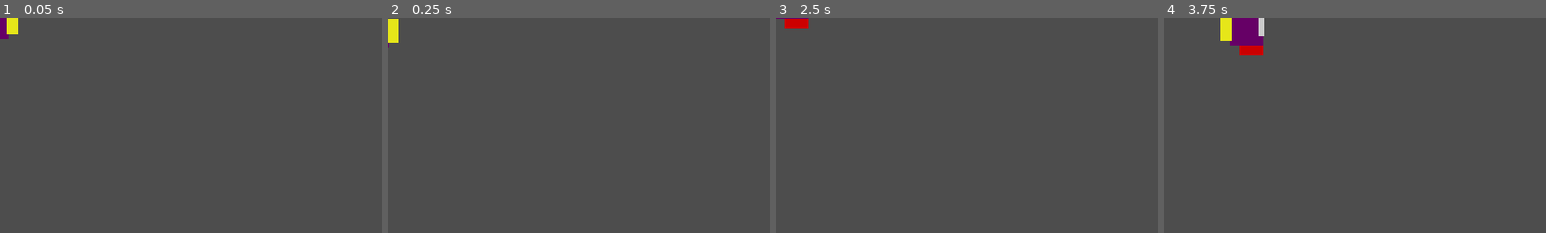
Above: before the commit, frames 1-4 (left to right).
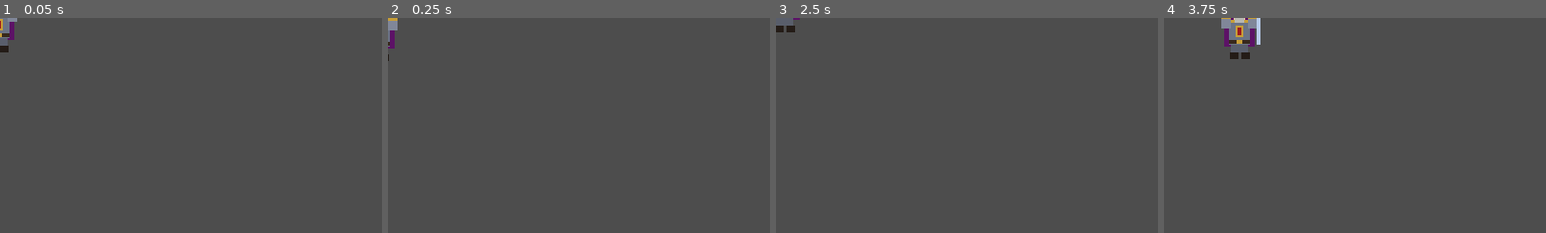
Above: after the commit, the same moments.

Repository: hyperdrive/dragonheart
Game: Godot game, scene res://scenes/objects/King.tscn
Same seed, same stepped clock (60 frames per second), same inputs: the game is played once before the commit and once after it. This scene is started directly instead of the project's main scene.
Inputs:
- Up to frame 1 (0.05 s): no input
- Up to frame 2 (0.25 s): no input
- Up to frame 3 (2.5 s): hold D (move_right) 0.53-1.28 s; hold E (eat) 0.53-1.28 s; tap Space (fire) at 0.8, 1.35, 2, 2.3 s; tap Enter at 1.25 s; hold S (move_down) 1.28-2.03 s; tap E (eat) at 1.55 s; hold D (move_right) from 2.03 s (still down); hold E (eat) from 2.03 s (still down)
- Up to frame 4 (3.75 s): release D (move_right) at 2.78 s; release E (eat) at 2.78 s; hold W (move_up) 2.78-3.53 s; tap Space (fire) at 2.85 s; tap E (eat) at 3.05 s; hold A (move_left) from 3.53 s (still down); tap Q (fly) at 3.6 s
The pictures show only the part of the screen within x 0-50%, y 0-50%; the shares and areas given below are measured in that part.

The runs differ from the first frame. In frame 1, 0.6% of the frame differs, in the area x 0-5%, y 0-16%; in frame 2, 0.4%; in frame 3, 0.5%; in frame 4, 1.8%, in the area x 14-27%, y 0-20%.

Commit message:
feat: warhammer-heroic King, dual lightning sword-storms
King visuals (user: "upgrade the visuals of the king ... warhammer-style
heroic") - was a flat red blob + purple cape + gold block crown, now a
24-part ~65px heroic boss in the flat ColorRect style:
- royal purple cape with darker trim flowing behind
- layered gunmetal plate: gold-trimmed cuirass, heraldic gold emblem
  with red core, belt + gold buckle, armored greaves and boots
- massive gold-trimmed pauldrons on both shoulders
- weathered face: skin, eyes, grey beard
- spiked gold crown (three points + red jewel)
- magic two-hander: icy rune-etched blade, gold crossguard/grip/pommel,
  built as a composite under an invisible Sprite/Sword container so the
  existing combat swing (pivot at the hilt) sweeps the whole 58px sword

Special attack: Lightning Sword-Cloud (user: "a cloud of swords ... the
impression that he moves like lightning") - replaces the orange square
pulse. 0.35s cold blue-white charge flare, then 12 spectral greatswords
rain from the sky on ~30ms beats, slam blade-down into the earth at
random angles (elliptical spread, mostly above the ground line), stick
0.55s, fade like dying sparks. Strike damage unchanged (1.5x attack at
the windup end).

Storm economy (user: "2 sword storms attacks ... more aggressively"):
- TWO charges armed at spawn; recharging one at a time every 8s
- autonomous casting, no longer gated on melee swings: rolls ~2.5x/s
  while the dragon lingers within 112px (1.4x the damage radius), so
  engagements open with the storm BEFORE contact and both charges dump
  within seconds
- BUG FIX: the recharge clock started at 0 and recharged instantly, so
  the King chain-stormed forever while the dragon stayed in range; the
  clock now restarts on every spent charge

New KingVisualProbe (headless, exit 0/1, 7 checks): heroic part set,
swingable magic-sword composite, two charges armed + one spent by the
scripted cast, full 12-sword cloud, aggression (second storm auto-casts
with the dragon parked outside melee AND outside the damage radius),
strike damage via a health top-up + low-water tracker that keeps the
test dragon alive through two full storms. All probes green: KingVisual
7/7, KingDefeat 9/9, Rider 13/13, SoldierVisual 3/3.

Diff:
--- a/scenes/objects/King.tscn
+++ b/scenes/objects/King.tscn
@@ -11,29 +11,150 @@
 [node name="Sprite" type="Node2D" parent="."]
 position = Vector2(0, -5)
 
+[node name="Cape" type="ColorRect" parent="Sprite"]
+position = Vector2(-16, -14)
+size = Vector2(32, 40)
+color = Color(0.36, 0.07, 0.4, 1)
+
+[node name="CapeTrim" type="ColorRect" parent="Sprite"]
+position = Vector2(-16, -14)
+size = Vector2(32, 4)
+color = Color(0.24, 0.04, 0.28, 1)
+
+[node name="Greaves" type="ColorRect" parent="Sprite"]
+position = Vector2(-9, 22)
+size = Vector2(18, 10)
+color = Color(0.35, 0.37, 0.42, 1)
+
+[node name="BootL" type="ColorRect" parent="Sprite"]
+position = Vector2(-10, 32)
+size = Vector2(9, 7)
+color = Color(0.14, 0.11, 0.09, 1)
+
+[node name="BootR" type="ColorRect" parent="Sprite"]
+position = Vector2(2, 32)
+size = Vector2(9, 7)
+color = Color(0.14, 0.11, 0.09, 1)
+
 [node name="Body" type="ColorRect" parent="Sprite"]
-size = Vector2(25, 35)
-color = Color(0.8, 0.0, 0.0, 1.0)
+position = Vector2(-11, -2)
+size = Vector2(22, 26)
+color = Color(0.42, 0.45, 0.52, 1)
 
-[node name="Cape" type="ColorRect" parent="Sprite"]
-position = Vector2(-10, -5)
-size = Vector2(35, 30)
-color = Color(0.4, 0.0, 0.4, 1.0)
+[node name="BodyTrim" type="ColorRect" parent="Sprite"]
+position = Vector2(-11, -2)
+size = Vector2(22, 3)
+color = Color(0.78, 0.62, 0.22, 1)
+
+[node name="Emblem" type="ColorRect" parent="Sprite"]
+position = Vector2(-4, 4)
+size = Vector2(8, 12)
+color = Color(0.78, 0.62, 0.22, 1)
+
+[node name="EmblemCore" type="ColorRect" parent="Sprite"]
+position = Vector2(-2, 6)
+size = Vector2(4, 8)
+color = Color(0.62, 0.1, 0.12, 1)
+
+[node name="Belt" type="ColorRect" parent="Sprite"]
+position = Vector2(-11, 19)
+size = Vector2(22, 4)
+color = Color(0.22, 0.16, 0.11, 1)
+
+[node name="BeltBuckle" type="ColorRect" parent="Sprite"]
+position = Vector2(-3, 19)
+size = Vector2(6, 4)
+color = Color(0.78, 0.62, 0.22, 1)
+
+[node name="PauldronBack" type="ColorRect" parent="Sprite"]
+position = Vector2(-19, -6)
+size = Vector2(10, 13)
+color = Color(0.5, 0.53, 0.6, 1)
+
+[node name="PauldronBackTrim" type="ColorRect" parent="Sprite"]
+position = Vector2(-19, -6)
+size = Vector2(10, 3)
+color = Color(0.78, 0.62, 0.22, 1)
+
+[node name="PauldronFront" type="ColorRect" parent="Sprite"]
+position = Vector2(9, -6)
+size = Vector2(10, 13)
+color = Color(0.5, 0.53, 0.6, 1)
+
+[node name="PauldronFrontTrim" type="ColorRect" parent="Sprite"]
+position = Vector2(9, -6)
+size = Vector2(10, 3)
+color = Color(0.78, 0.62, 0.22, 1)
+
+[node name="Head" type="ColorRect" parent="Sprite"]
+position = Vector2(-6, -14)
+size = Vector2(12, 12)
+color = Color(0.92, 0.78, 0.62, 1)
+
+[node name="Eyes" type="ColorRect" parent="Sprite"]
+position = Vector2(-3, -10)
+size = Vector2(7, 2)
+color = Color(0.15, 0.12, 0.1, 1)
+
+[node name="Beard" type="ColorRect" parent="Sprite"]
+position = Vector2(-5, -6)
+size = Vector2(10, 7)
+color = Color(0.72, 0.72, 0.7, 1)
 
 [node name="Crown" type="ColorRect" parent="Sprite"]
-position = Vector2(-8, -20)
-size = Vector2(20, 15)
-color = Color(1.0, 0.8, 0.0, 1.0)
+position = Vector2(-7, -20)
+size = Vector2(14, 7)
+color = Color(0.85, 0.68, 0.25, 1)
+
+[node name="CrownPointL" type="ColorRect" parent="Sprite"]
+position = Vector2(-7, -25)
+size = Vector2(3, 5)
+color = Color(0.85, 0.68, 0.25, 1)
+
+[node name="CrownPointC" type="ColorRect" parent="Sprite"]
+position = Vector2(-2, -26)
+size = Vector2(3, 6)
+color = Color(0.85, 0.68, 0.25, 1)
+
+[node name="CrownPointR" type="ColorRect" parent="Sprite"]
+position = Vector2(4, -25)
+size = Vector2(3, 5)
+color = Color(0.85, 0.68, 0.25, 1)
+
+[node name="CrownJewel" type="ColorRect" parent="Sprite"]
+position = Vector2(-1, -18)
+size = Vector2(3, 3)
+color = Color(0.75, 0.12, 0.12, 1)
 
 [node name="Sword" type="ColorRect" parent="Sprite"]
-position = Vector2(20, -10)
-size = Vector2(6, 25)
-color = Color(0.8, 0.8, 0.8, 1.0)
+position = Vector2(16, -26)
+size = Vector2(8, 52)
+color = Color(1, 1, 1, 0)
 
-[node name="Shield" type="ColorRect" parent="Sprite"]
-position = Vector2(-20, -5)
-size = Vector2(12, 25)
-color = Color(0.9, 0.9, 0.1, 1.0)
+[node name="SwordBlade" type="ColorRect" parent="Sprite/Sword"]
+position = Vector2(2, 10)
+size = Vector2(4, 40)
+color = Color(0.72, 0.8, 0.92, 1)
+
+[node name="SwordRune" type="ColorRect" parent="Sprite/Sword"]
+position = Vector2(3.5, -2)
+size = Vector2(1, 22)
+color = Color(0.85, 0.92, 1, 1)
+
+[node name="SwordGuard" type="ColorRect" parent="Sprite/Sword"]
+position = Vector2(-2, 6)
+size = Vector2(12, 4)
+color = Color(0.8, 0.64, 0.2, 1)
+
+[node name="SwordGrip" type="ColorRect" parent="Sprite/Sword"]
+position = Vector2(2.5, -4)
+size = Vector2(3, 10)
+color = Color(0.25, 0.18, 0.12, 1)
+
+[node name="SwordPommel" type="ColorRect" parent="Sprite/Sword"]
+position = Vector2(1.5, -8)
+size = Vector2(5, 4)
+color = Color(0.8, 0.64, 0.2, 1)
 
 [node name="MainCollision" type="CollisionShape2D" parent="."]
 shape = ExtResource("2_p9q4l")
--- /dev/null
+++ b/scenes/probes/KingVisualProbe.tscn
@@ -0,0 +1,9 @@
+[gd_scene load_steps=3 format=3 uid="uid://kingvisprobe1"]
+
+[ext_resource type="Script" path="res://scripts/probes/KingVisualProbe.gd" id="1_probe"]
+[ext_resource type="PackedScene" path="res://scenes/main/Main.tscn" id="2_main"]
+
+[node name="KingVisualProbe" type="Node2D"]
+script = ExtResource("1_probe")
+
+[node name="Main" parent="." instance=ExtResource("2_main")]
--- a/scripts/npcs/King.gd
+++ b/scripts/npcs/King.gd
@@ -4,17 +4,39 @@
 
 ## Final boss: spawned by WorldManager once the soldier threshold is met
 ## (docs/decisions/2026-11-08-behavior-system.md — escalation row).
-## Stronger soldier profile + periodic area special attack. Defeat = victory
-## ONLY after the last respawn is spent (user spec 2026-11-09-king-lives:
-## the King rises again THREE times, each time immune to fire for 5s per
-## ignition via his cloak, and swinging a magic sword for heavy damage).
+## Stronger soldier profile + the Lightning Sword-Cloud special. Defeat =
+## victory ONLY after the last respawn is spent (user spec
+## 2026-11-09-king-lives: the King rises again THREE times, each time immune
+## to fire for 5s per ignition via his cloak, and swinging a magic sword for
+## heavy damage). Storm economy (2026-11-11, user: "2 sword storms ... more
+## aggressively"): two charges, auto-cast by proximity rolls while the
+## dragon lingers in trigger range, recharging one at a time.
 
 @export_group("Boss stats")
-@export var special_attack_cooldown: float = 10.0
-@export var special_attack_chance: float = 0.3
 @export var special_attack_radius: float = 80.0
-
-var _special_attack_timer: float = 0.0
+@export_group("Lightning sword-cloud")
+## 2026-11-11, user: "His special attack should be a cloud of swords I think
+## to give the impression that he moves like lightning", then "The king
+## should have 2 sword storms attacks and he should use them more
+## aggressively." The King holds TWO storm charges. While the dragon
+## lingers in trigger range he rolls for a cast several times a second —
+## both storms dump within seconds of an engagement — and each spent
+## charge recharges on a timer.
+@export var storm_max_charges: int = 2
+@export var storm_recharge_s: float = 8.0
+## Cast rolls happen while the dragon is inside this range (1.4 x the
+## damage radius): the King opens with the storm BEFORE melee contact.
+@export var storm_trigger_range: float = 112.0
+## Cast-roll rate (per second) while the dragon is in trigger range.
+@export var storm_trigger_rate: float = 2.5
+@export_group("Storm visuals")
+@export var cloud_sword_count: int = 12
+@export var cloud_stagger_s: float = 0.03
+@export var cloud_linger_s: float = 0.55
+
+var _storm_charges: int = 2
+var _storm_recharge_left: float = 0.0
+var _casting_storm: bool = false
 var _sprite: Node2D = null
 var game_manager: GameManager
 
@@ -34,6 +56,10 @@
 	# stomp; honoring the King's own config exposed the leak).
 	danger_radius = 0.0
 
+	# Arm the storm economy from the tunables (2026-11-11).
+	_storm_charges = storm_max_charges
+	_storm_recharge_left = storm_recharge_s
+
 	super._ready()
 
 	_sprite = get_node_or_null("Sprite")
@@ -41,9 +67,44 @@
 	add_to_group("king")
 
 func _physics_process(delta: float) -> void:
-	if _special_attack_timer > 0.0:
-		_special_attack_timer -= delta
+	_tick_storm_charges(delta)
+	_try_storm(delta)
 	super._physics_process(delta)
+
+## Recharge spent storm charges one at a time on the recharge timer.
+func _tick_storm_charges(delta: float) -> void:
+	if _storm_charges >= storm_max_charges:
+		return
+	_storm_recharge_left -= delta
+	if _storm_recharge_left <= 0.0:
+		_storm_charges += 1
+		_storm_recharge_left = storm_recharge_s
+		print("The King's storm recharges — %d sword storm(s) ready!"
+			% _storm_charges)
+
+## Aggressive autonomous casting (2026-11-11, user: "use them more
+## aggressively"): no more waiting for a melee swing to complete — the
+## King rolls for a cast SEVERAL times a second while the dragon merely
+## LINGERS in storm range, so an engagement opens with both storms
+## dumped in seconds. The dragon must be alive and not dying.
+func _try_storm(delta: float) -> void:
+	if _casting_storm or _storm_charges <= 0 or not is_alive:
+		return
+	var dragon := get_tree().get_first_node_in_group("dragon") as Node2D
+	if dragon == null or not is_instance_valid(dragon):
+		return
+	var dragon_dying: Variant = dragon.get("_dying")
+	if dragon_dying != null and bool(dragon_dying):
+		return
+	if global_position.distance_to(dragon.global_position) > storm_trigger_range:
+		return
+	if randf() < storm_trigger_rate * delta:
+		_storm_charges -= 1
+		# Restart the recharge clock HERE (bug fix 2026-11-11: it started
+		# at 0.0, so a spent charge recharged INSTANTLY and the King
+		# chain-stormed forever while the dragon stayed in range).
+		_storm_recharge_left = storm_recharge_s
+		_perform_special_attack()
 
 ## The cloak grants itself inside super.catch_fire (base grant path);
 ## surfacing the moment it activates so the player can read the rules.
@@ -54,32 +115,83 @@
 		print("The King's magic cloak flares bright — fire-proof for %ds!"
 			% int(fire_immunity_seconds))
 
-## King employs the periodic area special between regular attacks.
-func _complete_attack() -> void:
-	super._complete_attack()
-	if _special_attack_timer <= 0.0 and randf() < special_attack_chance:
-		_special_attack_timer = special_attack_cooldown
-		_perform_special_attack()
-
+## The Lightning Sword-Cloud special (replaces the old orange square pulse).
+## Consumes one storm charge (the caller — _try_storm or a probe — has
+## already decremented the counter); the casting flag blocks overlapping
+## storms. Windup: the King's armor flares cold lightning-blue. Strike: the
+## dragon eats the damage if inside the radius, then a ring of spectral
+## greatswords rains down around him on rapid staggered beats.
 func _perform_special_attack() -> void:
-	if _sprite == null:
-		return
-	_sprite.modulate = Color(1.0, 0.5, 0.0, 1.0)
-	await get_tree().create_timer(0.5).timeout
-	var attack_effect := ColorRect.new()
-	attack_effect.size = Vector2(special_attack_radius * 2, special_attack_radius * 2)
-	attack_effect.color = Color(1.0, 0.5, 0.0, 0.5)
-	attack_effect.position = Vector2(-special_attack_radius, -special_attack_radius)
-	add_child(attack_effect)
+	if _casting_storm or _sprite == null or not is_inside_tree():
+		return
+	_casting_storm = true
+	# Charge-up: a cold flare the player can read as "he moves like lightning".
+	_sprite.modulate = Color(0.75, 0.85, 1.6)
+	await get_tree().create_timer(0.35).timeout
+	if not is_inside_tree() or not is_alive:
+		if is_instance_valid(_sprite):
+			_sprite.modulate = Color.WHITE
+		_casting_storm = false
+		return
+	# The strike lands the moment the storm breaks.
 	var dragon := get_tree().get_first_node_in_group("dragon") as Node2D
-	if dragon != null and global_position.distance_to(dragon.global_position) < special_attack_radius \
+	if dragon != null and is_instance_valid(dragon) \
+			and global_position.distance_to(dragon.global_position) \
+				< special_attack_radius \
 			and dragon.has_method("take_damage"):
-		dragon.take_damage(int(attack_damage * 1.5), false, "king")
-	await get_tree().create_timer(0.5).timeout
-	if is_instance_valid(attack_effect):
-		attack_effect.queue_free()
+		var dragon_dying: Variant = dragon.get("_dying")
+		if dragon_dying == null or not bool(dragon_dying):
+			dragon.take_damage(int(attack_damage * 1.5), false, "king")
+	# Rain the swords: 30ms between falls = the lightning strobe.
+	for i in cloud_sword_count:
+		_spawn_cloud_sword()
+		await get_tree().create_timer(cloud_stagger_s).timeout
+		if not is_inside_tree():
+			return
 	if is_instance_valid(_sprite):
 		_sprite.modulate = Color.WHITE
+	_casting_storm = false
+
+## One spectral greatsword of the cloud: a flat-rect composite dropped from
+## the sky into the ring around the King, stabbed blade-down, lingering,
+## then fading out. Grouped "king_swords" so probes can count the storm.
+func _spawn_cloud_sword() -> void:
+	# Spread the ring horizontally around him; keep it (mostly) above the
+	# ground line so blades stab INTO the earth, not float below it.
+	var pos := Vector2(
+		randf_range(-special_attack_radius, special_attack_radius),
+		randf_range(-special_attack_radius * 0.9, 10.0))
+	if pos.length() < 24.0:
+		pos = pos.normalized() * 24.0
+	var sword := Node2D.new()
+	sword.name = "CloudSword"
+	sword.add_to_group("king_swords")
+	sword.position = pos + Vector2(0, -140)  # starts high — lightning fall
+	sword.rotation_degrees = randf_range(-14.0, 14.0)
+	add_child(sword)
+	# Blade points DOWN toward the ground (stabbed in); hilt above.
+	_sword_rect(sword, -2.0, 6.0, 4.0, 24.0, Color(0.78, 0.84, 0.95))  # blade
+	_sword_rect(sword, -2.0, 6.0, 1.2, 24.0, Color(0.9, 0.94, 1.0))    # edge
+	_sword_rect(sword, -5.0, 2.0, 10.0, 4.0, Color(0.8, 0.64, 0.2))    # guard
+	_sword_rect(sword, -1.5, -8.0, 3.0, 10.0, Color(0.3, 0.22, 0.15))  # grip
+	_sword_rect(sword, -2.5, -11.0, 5.0, 4.0, Color(0.8, 0.64, 0.2))   # pommel
+	# Lightning drop: slam into place in ~70ms, stick, fade like a spark.
+	var fall := create_tween()
+	fall.tween_property(sword, "position:y", pos.y, 0.07) \
+		.set_trans(Tween.TRANS_QUAD).set_ease(Tween.EASE_IN)
+	fall.tween_interval(cloud_linger_s)
+	fall.tween_property(sword, "modulate:a", 0.0, 0.3)
+	fall.tween_callback(sword.queue_free)
+
+## One flat ColorRect in the world-art style (see also Dragon._rider_rect).
+func _sword_rect(parent: Node2D, x: float, y: float, w: float, h: float,
+		col: Color) -> void:
+	var rect := ColorRect.new()
+	rect.position = Vector2(x, y)
+	rect.size = Vector2(w, h)
+	rect.color = col
+	rect.mouse_filter = Control.MOUSE_FILTER_IGNORE
+	parent.add_child(rect)
 
 func die() -> void:
 	# Three respawns after the first defeat (user spec 2026-11-09-king-lives):
--- /dev/null
+++ b/scripts/probes/KingVisualProbe.gd
@@ -0,0 +1,260 @@
+extends Node2D
+
+## KingVisualProbe — regression probe for the warhammer-heroic King rebuild
+## and the Lightning Sword-Cloud special (2026-11-11, user: "upgrade the
+## visuals of the king ... warhammer-style heroic. His special attack should
+## be a cloud of swords ... moves like lightning"). Run headless:
+##   Godot --headless --path . res://scenes/probes/KingVisualProbe.tscn
+##
+## Checks:
+##   1. King sprite carries the heroic part set (caped, gold-trimmed plate,
+##      heraldic emblem, pauldrons, beard, spiked crown) — 24 parts.
+##   2. The magic sword is a composite (invisible container + blade/rune/
+##      guard/grip/pommel children) that the combat swing can still drive.
+##   3. TWO storm charges are armed at spawn; the hand-triggered cast
+##      spends exactly one.
+##   4. The first storm rains ~12 swords and its strike damages the dragon.
+##   5. AGGRESSION (user: "use them more aggressively"): with the dragon
+##      merely parked in trigger range (out of melee AND out of the damage
+##      radius), the SECOND storm auto-casts within seconds — no melee
+##      swing needed — draining the last charge.
+##   6. The probe tops the dragon's health back up every frame and tracks
+##      the low-water mark, so two full storms can't kill it mid-test.
+
+enum S { BOOT, SPAWN_KING, WAIT_KING, CHECK_PARTS, PARK_DRAGON, TRIGGER,
+	WAIT_CLOUD, WAIT_AUTOCAST, REPORT }
+
+const TIMEOUT := 40.0
+
+var state: int = S.BOOT
+var frames_in_state: int = 0
+var elapsed: float = 0.0
+var passes: Array[String] = []
+var failures: Array[String] = []
+var _king: King = null
+var _dragon_health_before: int = -1
+var _dragon_health_min: int = -1
+var _peak_swords: int = 0
+var frames_since_peak: int = 0
+var _storm_rate_original: float = 2.5
+
+@onready var gm: GameManager = $Main as GameManager
+
+func _ready() -> void:
+	process_mode = Node.PROCESS_MODE_ALWAYS  # the probe outlives every pause
+
+func _pass(msg: String) -> void:
+	passes.append(msg)
+	print("PROBE PASS: ", msg)
+
+func _fail(msg: String) -> void:
+	failures.append(msg)
+	print("PROBE FAIL: ", msg)
+
+func _goto(next: int) -> void:
+	state = next
+	frames_in_state = 0
+
+func _frames(n: int) -> bool:
+	return frames_in_state >= n
+
+func _find_king() -> King:
+	for node: Node in get_tree().get_nodes_in_group("king"):
+		var king := node as King
+		if king != null and king.is_alive:
+			return king
+	return null
+
+func _has_rect(parent: Node, child_name: String) -> bool:
+	var n := parent.get_node_or_null(child_name)
+	return n is ColorRect
+
+## Keep the test subject alive through two full storms: top the dragon's
+## health back up every frame and remember the low-water mark, so the
+## REPORT can still prove the strikes landed.
+func _top_up_dragon() -> void:
+	var dragon := gm.dragon as Dragon
+	var hp := int(dragon.get("health"))
+	if hp < _dragon_health_min or _dragon_health_min < 0:
+		_dragon_health_min = hp
+	if hp < _dragon_health_before:
+		dragon.set("health", _dragon_health_before)
+
+func _physics_process(delta: float) -> void:
+	frames_in_state += 1
+	elapsed += delta
+	if elapsed > TIMEOUT:
+		_fail("global timeout in state %d" % state)
+		_goto(S.REPORT)
+		return
+
+	match state:
+		S.BOOT:
+			if gm == null or gm.dragon == null or gm.world_manager == null:
+				if _frames(60):
+					_fail("BOOT: GameManager/Dragon/WorldManager missing")
+					_goto(S.REPORT)
+				return
+			_goto(S.SPAWN_KING)
+		S.SPAWN_KING:
+			gm.world_manager.call("spawn_king")
+			_goto(S.WAIT_KING)
+		S.WAIT_KING:
+			_king = _find_king()
+			if _king != null:
+				_pass("King arrived on the field")
+				_goto(S.CHECK_PARTS)
+			elif _frames(180):
+				_fail("King never spawned")
+				_goto(S.REPORT)
+		S.CHECK_PARTS:
+			# TWO storm charges armed at spawn (user: "2 sword storms").
+			var charges := int(_king.get("_storm_charges"))
+			if charges != 2:
+				_fail("expected 2 armed storm charges at spawn, got %d"
+					% charges)
+			else:
+				_pass("TWO sword storms armed at spawn")
+			var spr := _king.get_node_or_null("Sprite") as Node2D
+			if spr == null:
+				_fail("King Sprite container missing")
+				_goto(S.REPORT)
+				return
+			var ok := true
+			for part: String in ["Cape", "CapeTrim", "Greaves", "BootL",
+					"BootR", "Body", "BodyTrim", "Emblem", "EmblemCore",
+					"Belt", "BeltBuckle", "PauldronBack", "PauldronBackTrim",
+					"PauldronFront", "PauldronFrontTrim", "Head", "Eyes",
+					"Beard", "Crown", "CrownPointL", "CrownPointC",
+					"CrownPointR", "CrownJewel", "Sword"]:
+				if not _has_rect(spr, part):
+					_fail("King missing heroic part: %s" % part)
+					ok = false
+			# The magic sword must be a swingable composite: the container
+			# resolves as Sprite/Sword (combat-swing lookup) and carries the
+			# blade parts as children.
+			var sword := spr.get_node_or_null("Sword") as ColorRect
+			if sword == null:
+				_fail("King Sprite/Sword missing — combat swing dead")
+				ok = false
+			else:
+				for part: String in ["SwordBlade", "SwordRune", "SwordGuard",
+						"SwordGrip", "SwordPommel"]:
+					if not _has_rect(sword, part):
+						_fail("King sword missing blade part: %s" % part)
+						ok = false
+				if sword.color.a > 0.05:
+					_fail("sword container not transparent — blade would "
+						+ "double-draw under the children")
+					ok = false
+			if ok:
+				_pass("King heroic part set complete (24 parts, magic "
+					+ "sword composite)")
+			_goto(S.PARK_DRAGON)
+		S.PARK_DRAGON:
+			# Freeze the King so he can't close into contact range, and park
+			# the dragon at 75px: INSIDE the 80px special radius, OUTSIDE
+			# the 70px attack range (no contact DPS during the storm).
+			_king.set("speed", 0.0)
+			# Suppress the aggressive auto-caster for the SCRIPTED storm #1:
+			# at 2.5 rolls/s it would fire during the pre-trigger wait and
+			# race the manual cast for the charges. Re-enabled at the slide.
+			_storm_rate_original = float(_king.get("storm_trigger_rate"))
+			_king.set("storm_trigger_rate", 0.0)
+			var dragon := gm.dragon as Dragon
+			dragon.global_position = _king.global_position + Vector2(75, 0)
+			print("PROBE: dragon parked at 75px (in special radius, "
+				+ "out of attack range), King frozen, auto-cast suppressed")
+			_goto(S.TRIGGER)
+		S.TRIGGER:
+			if not _frames(10):
+				return
+			_dragon_health_before = int(gm.dragon.get("health"))
+			# Follow the real caller contract: spend the charge, then cast.
+			_king.set("_storm_charges",
+				int(_king.get("_storm_charges")) - 1)
+			_king.call("_perform_special_attack")
+			# Deterministic: the auto-caster is locked out while the storm
+			# runs (_casting_storm), so the count is stable right now.
+			if int(_king.get("_storm_charges")) == 1:
+				_pass("one storm charge spent by the cast (1 left)")
+			else:
+				_fail("charge bookkeeping off after the cast: %d "
+					% int(_king.get("_storm_charges")) + "(expected 1)")
+			print("PROBE: storm #1 triggered by hand")
+			_goto(S.WAIT_CLOUD)
+		S.WAIT_CLOUD:
+			_top_up_dragon()
+			# Track the storm's peak while the swords rain and linger. Wait
+			# for the storm to SETTLE (no new peak for ~0.75s) before
+			# judging, so the count reflects the whole cloud, not a slice.
+			var count := get_tree().get_nodes_in_group("king_swords").size()
+			if count > _peak_swords:
+				_peak_swords = count
+				frames_since_peak = 0
+			else:
+				frames_since_peak += 1
+			if frames_since_peak > 45 or _frames(300):
+				if _peak_swords >= 8:
+					_pass("LIGHTNING SWORD-CLOUD: %d spectral greatswords "
+						% _peak_swords + "rained down around the King")
+				else:
+					_fail("sword cloud never formed (peak: %d)"
+						% _peak_swords)
+				# Slide the dragon OUT of the 80px damage radius but keep
+				# it INSIDE the 112px trigger range: storm #2 must still
+				# fire (aggression), and the top-up keeps it alive either
+				# way. Auto-casting re-armed for the aggression check.
+				_king.set("storm_trigger_rate", _storm_rate_original)
+				var dragon := gm.dragon as Dragon
+				dragon.global_position = _king.global_position + Vector2(105, 0)
+				_peak_swords = 0
+				frames_since_peak = 0
+				print("PROBE: dragon slid to 105px — in trigger range, "
+					+ "out of damage radius")
+				_goto(S.WAIT_AUTOCAST)
+		S.WAIT_AUTOCAST:
+			_top_up_dragon()
+			# AGGRESSION CHECK: the dragon is parked in trigger range but
+			# the King never gets a melee swing (frozen, out of attack
+			# range) — the second storm must fire by itself.
+			var count := get_tree().get_nodes_in_group("king_swords").size()
+			if count > _peak_swords:
+				_peak_swords = count
+			var charges := int(_king.get("_storm_charges"))
+			if charges <= 0:
+				_pass("AGGRESSIVE: the second storm auto-cast with the "
+					+ "dragon merely in range (2 storms dumped, "
+					+ "storm-2 peak swords %d)" % _peak_swords)
+				_goto(S.REPORT)
+			elif _frames(480):
+				_fail("second storm never auto-cast within 8s "
+					+ "(charges left: %d)" % charges)
+				_goto(S.REPORT)
+		S.REPORT:
+			set_physics_process(false)
+			# The strike check rides along in REPORT (before anything else
+			# can heal/hurt the dragon): the low-water mark proves the
+			# 1.5 x 50 sword-cloud hit connected.
+			if _dragon_health_min >= 0 \
+					and _dragon_health_min < _dragon_health_before:
+				_pass("STRIKE LANDED: dragon took the sword-cloud hit "
+					+ "(health low-water %d, top-up baseline %d)"
+					% [_dragon_health_min, _dragon_health_before])
+			else:
+				_fail("dragon took NO damage from the storms "
+					+ "(low-water: %d, baseline: %d)"
+					% [_dragon_health_min, _dragon_health_before])
+			print("===============================================")
+			for p in passes:
+				print("PROBE PASS: ", p)
+			for f in failures:
+				print("PROBE FAIL: ", f)
+			if failures.is_empty():
+				print("PROBE RESULT: SUCCESS (%d checks passed)"
+					% passes.size())
+				get_tree().quit(0)
+			else:
+				print("PROBE RESULT: FAILURE (%d passed, %d failed)"
+					% [passes.size(), failures.size()])
+				get_tree().quit(1)
